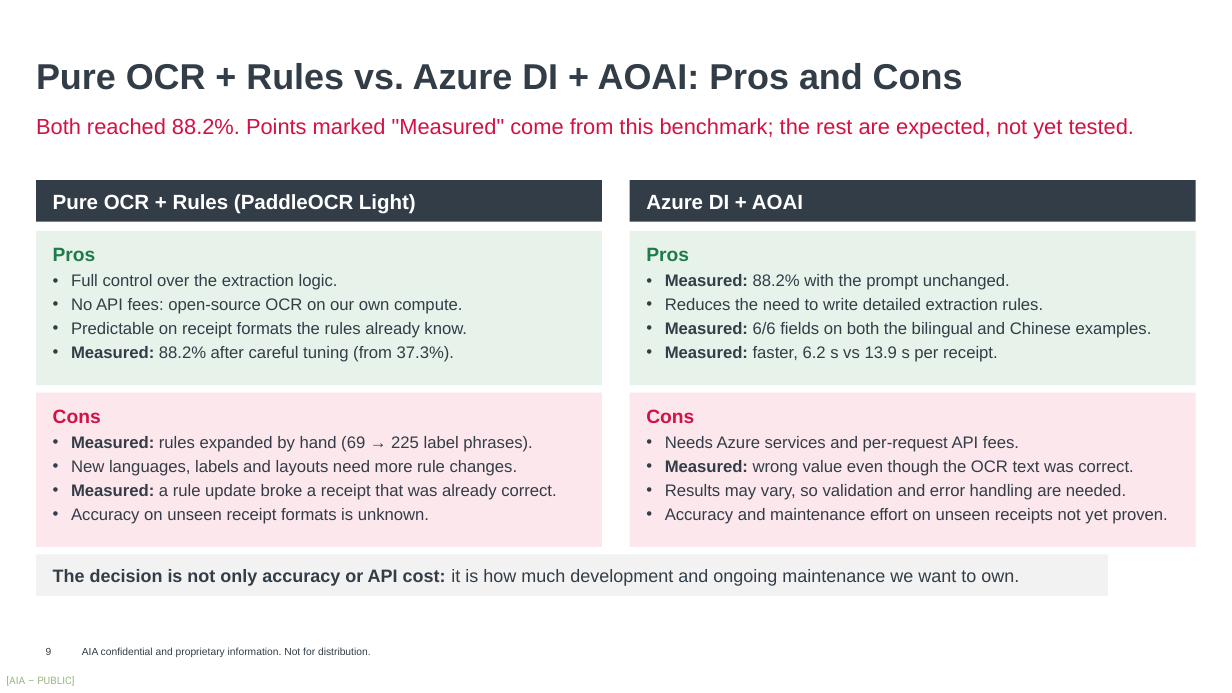
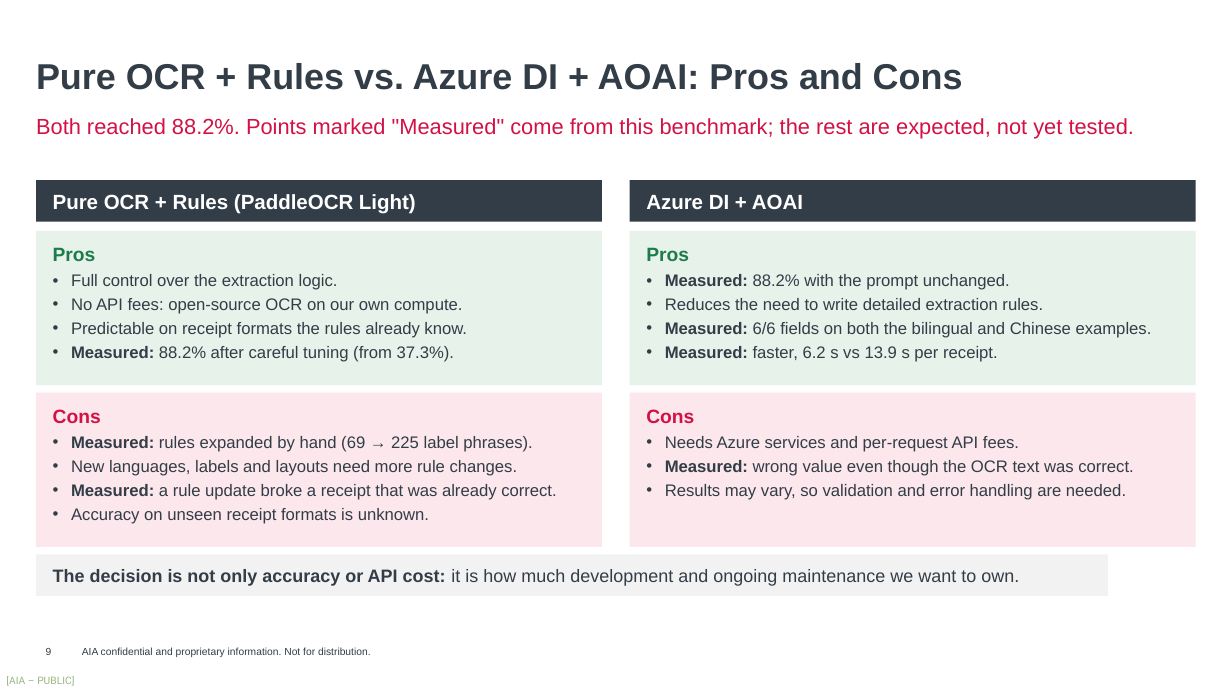
Before and after one commit to harrysokool/playground, a slide deck: slide 9 of ppt/ocr_benchmark/current/OCR_Benchmark_V2.pptx. Drawn at 1232x693 pixels with LibreOffice and Linux fonts; fonts in the diff are those of the drawing; background and template pictures are left out. Boxes give left, top, right and bottom in pixels: in the first picture for what was removed or moved away, otherwise in the second. Text is boxed around its words. In the diff, an @@ line names an element or a change of style, - is before the commit and + after.

```diff
--- a/ppt/ocr_benchmark/current/OCR_Benchmark_V2.pptx
+++ b/ppt/ocr_benchmark/current/OCR_Benchmark_V2.pptx
@@ text in rectangle at (x1=665, y1=508, x2=1168, y2=524): paragraph removed @@
-• Accuracy and maintenance effort on unseen receipts not yet proven.
```
Also in this commit, not shown: 5 other slides changed.
